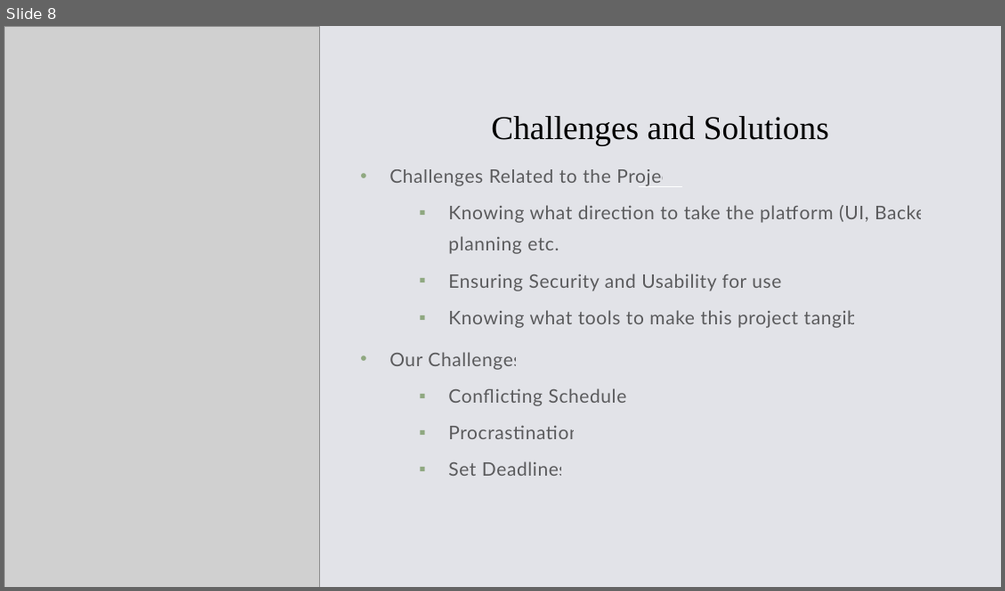
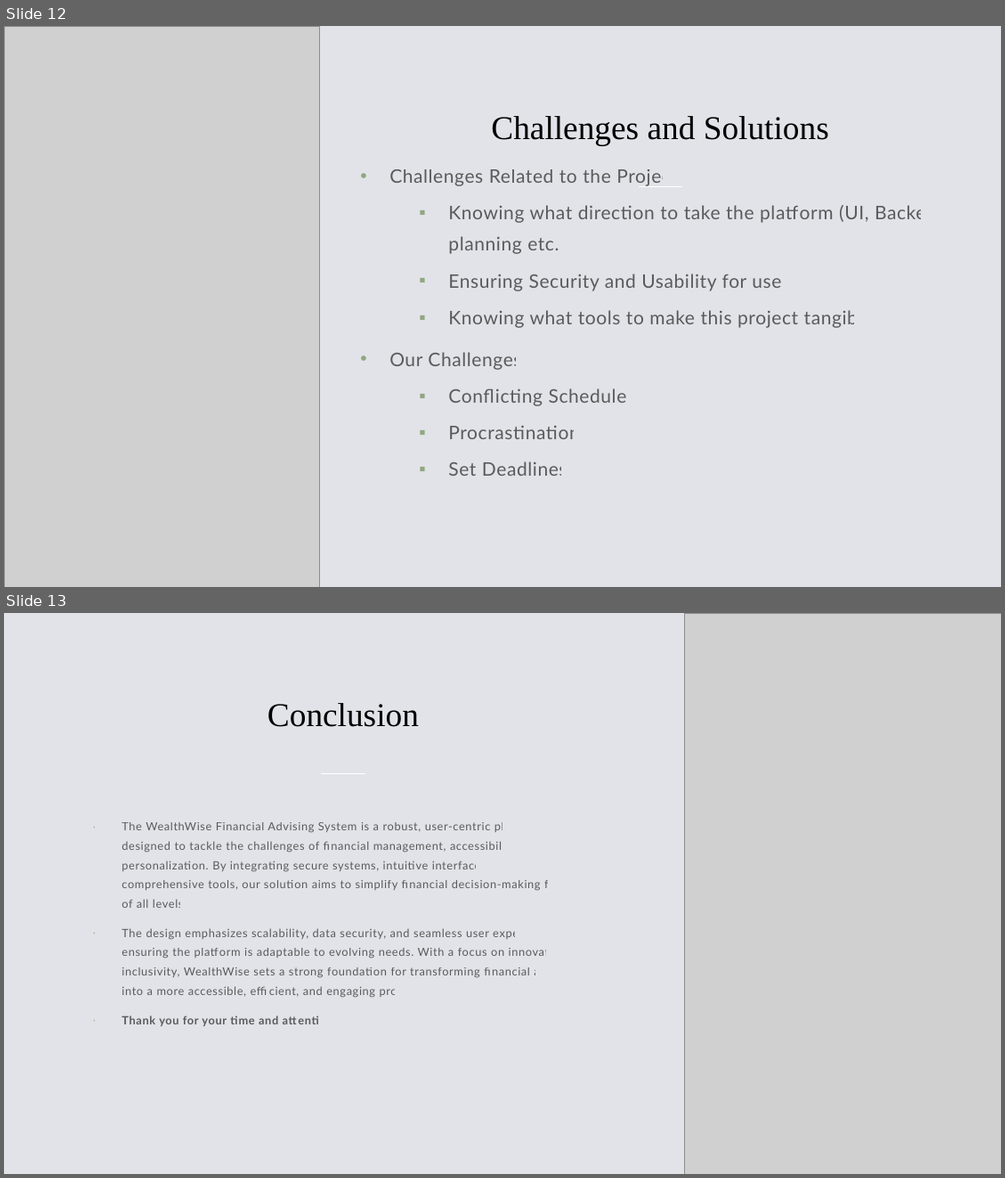
Before and after one commit to Nathan-H-Obrien/Streamlit, a slide deck: SE305 Presentation.pptx. Shown one above the other, each under a label of ours: slide 8 before the commit, slides 12 and 13 after it. The pictures are 1005x591 and 1005x1178 pixels, drawn with LibreOffice and Linux fonts; fonts in the diff are those of the drawing; grey boxes stand for pictures. Boxes give left, top, right and bottom in pixels: in the first picture for what was removed or moved away, otherwise in the second. Text is boxed around its words. In the diff, an @@ line names an element or a change of style, - is before the commit and + after.

```diff
--- a/SE305 Presentation.pptx
+++ b/SE305 Presentation.pptx
@@ slide 13 added at bbox=[4, 613, 1001, 1174], background #E2E3E8 @@
@@ picture added at bbox=[685, 613, 1001, 1174] @@
@@ title added at bbox=[267, 703, 419, 727], 32 pt, text #000000 @@
+Conclusion
@@ line added from (321, 774) to (365, 774), #FFFFFF 1 pt @@
@@ text added at bbox=[121, 822, 578, 1026], 11 pt, text #000000 at 60% opacity @@
+· The WealthWise Financial Advising System is a robust, user-centric platform designed to tackle the challenges of financial management, accessibility, and personalization. By integrating secure systems, intuitive interfaces, and comprehensive tools, our solution aims to simplify financial decision-making for users of all levels.
+· The design emphasizes scalability, data security, and seamless user experience, ensuring the platform is adaptable to evolving needs. With a focus on innovation and inclusivity, WealthWise sets a strong foundation for transforming financial advising into a more accessible, efficient, and engaging process.
+· Thank you for your time and attention!
@@ what was slide 8 is now slide 12 @@
```
Also in this commit, not shown: 2 slides changed, 5 other slides added, 2 slides removed.
